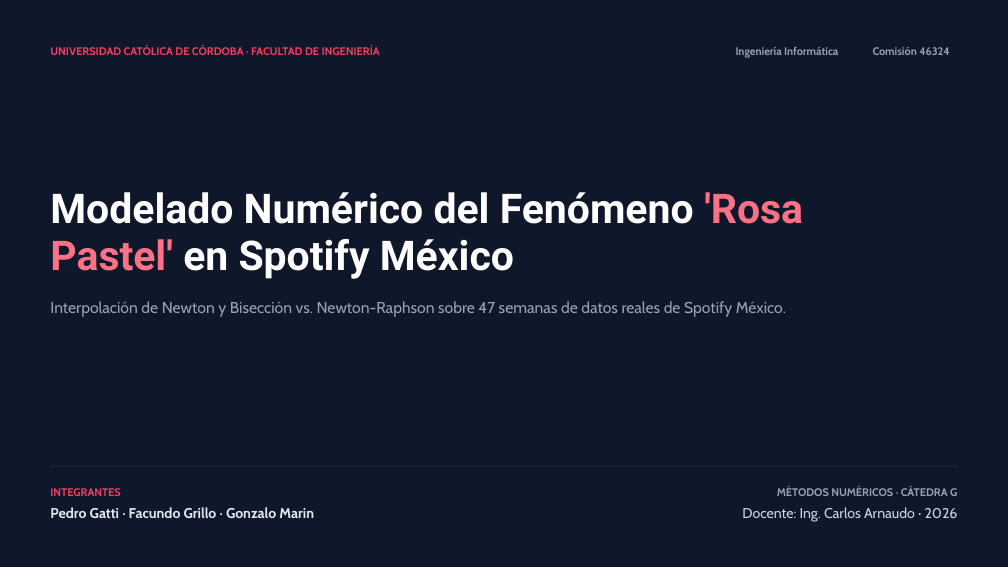
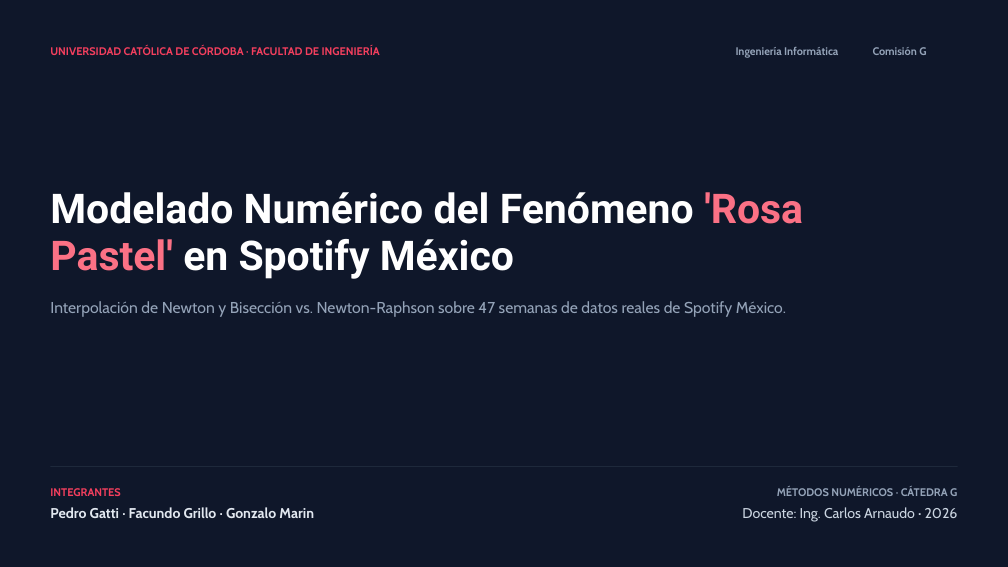
Before and after one commit to PedroGattiUCC/metodos-numericos-rosa-pastel, a slide deck: slide 1 of ENTREGABLES/Presentacion_Rosa_Pastel_Metodos_Numericos.pptx. Drawn at 1008x567 pixels with LibreOffice and Linux fonts; fonts in the diff are those of the drawing. Boxes give left, top, right and bottom in pixels: in the first picture for what was removed or moved away, otherwise in the second. Text is boxed around its words. In the diff, an @@ line names an element or a change of style, - is before the commit and + after.

```diff
--- a/ENTREGABLES/Presentacion_Rosa_Pastel_Metodos_Numericos.pptx
+++ b/ENTREGABLES/Presentacion_Rosa_Pastel_Metodos_Numericos.pptx
@@ text at [873, 47, 926, 55]: text changed @@
-Comisión 46324
+Comisión G
```
Also in this commit, not shown: 7 other files.
